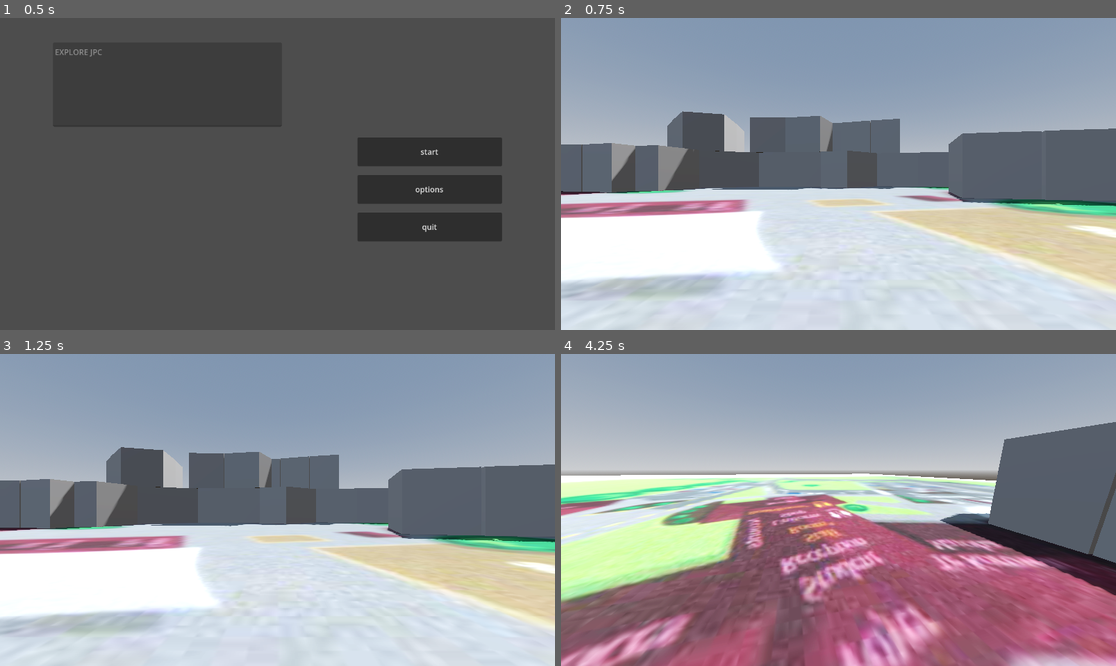
Above: before the commit, frames 1-4 (two rows, left to right).
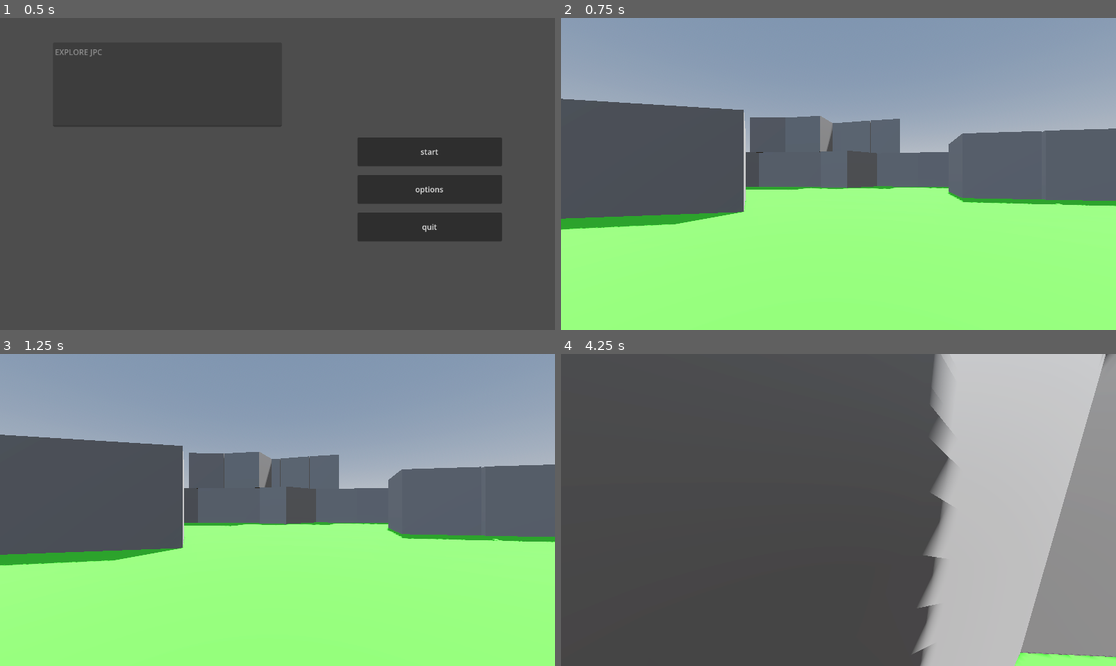
Above: after the commit, the same moments.

Repository: All-an-Huang/EXPLOREJPC
Game: Godot game, scene res://scenes/main_menu.tscn
The game is run twice, just before and just after one commit, with the same random seed, the same clock (stepped at 60 frames per second) and the same inputs.
Inputs (mouse positions are in pixels of both pictures, inside the frame that each line leads up to):
- Up to frame 1 (0.5 s): no input
- Up to frame 2 (0.75 s): click "start" at 0.5 s
- Up to frame 3 (1.25 s): no input
- Up to frame 4 (4.25 s): tap Enter at 1.25 s; move the mouse to (866, 510) at 1.27 s; hold Shift (sprint) 1.28-2.03 s; hold W (forward) from 1.28 s (still down); tap Space (jump) at 1.52, 2.27, 3.77 s; move the mouse to (810, 510) at 2.02 s; tap Shift (sprint) at 2.1, 3.6 s; move the mouse to (849, 503) at 2.77 s; hold Shift (sprint) 2.78-3.53 s; move the mouse to (832, 516) at 3.52 s

Frame 1 is identical in both runs. In frame 2, 49% of the frame differs, in the area x 0-100%, y 25-100%; in frame 3, 49%; in frame 4, 98%, in the area x 0-100%, y 0-100%.

Commit message:
Admin block done

Diff:
--- a/explorejpcgame/scenes/main_game.tscn
+++ b/explorejpcgame/scenes/main_game.tscn
@@ -16,6 +16,9 @@
 tonemap_mode = 2
 glow_enabled = true
 
+[sub_resource type="StandardMaterial3D" id="StandardMaterial3D_72e8q"]
+albedo_color = Color(0.29381996, 0.83, 0.1992, 1)
+
 [sub_resource type="StandardMaterial3D" id="StandardMaterial3D_d2op2"]
 albedo_texture = ExtResource("1_72e8q")
 
@@ -29,6 +32,12 @@
 shadow_enabled = true
 
 [node name="CSGBox3D" type="CSGBox3D" parent="." unique_id=1181687798]
+material_override = SubResource("StandardMaterial3D_72e8q")
+use_collision = true
+size = Vector3(200, 0.1, 200)
+
+[node name="CSGBox3D2" type="CSGBox3D" parent="." unique_id=1414954596]
+visible = false
 material_override = SubResource("StandardMaterial3D_d2op2")
 use_collision = true
 size = Vector3(200, 0.1, 200)
@@ -171,7 +180,7 @@
 [node name="GYM" type="CSGPolygon3D" parent="E BLOCK + GYM" unique_id=576031850]
 transform = Transform3D(-0.8179843, 3.9154696, -1.7115062e-07, 0, -1.7484555e-07, -4, -3.9154696, -0.8179843, 3.5755228e-08, 25.99, 0, -25.701)
 use_collision = true
-polygon = PackedVector2Array(-1.6468923, -1.7206855, -1.6561623, 2.88863, 1.7682934, 2.2067413, 1.3171787, -2.0641031, 0.9733257, -2.0083385, 0.9957695, -2.6618905, -0.03667164, -2.430614, -0.042140007, -2.6361399, -0.58525515, -2.546362, -0.5893631, -2.3021722, -1.4177334, -2.1535044)
+polygon = PackedVector2Array(-1.6468923, -1.7206855, -1.6561623, 2.88863, 1.7682934, 2.2067413, 1.3265014, -2.0780892, 0.9733257, -2.0083385, 0.9957695, -2.6618905, -0.03667164, -2.430614, -0.042140007, -2.6361399, -0.58525515, -2.546362, -0.5893631, -2.3021722, -1.4177334, -2.1535044)
 
 [node name="E1" type="CSGPolygon3D" parent="E BLOCK + GYM" unique_id=1860922291]
 transform = Transform3D(-1.6077912, 3.6626503, -1.6009953e-07, 0, -1.7484555e-07, -4, -3.6626503, -1.6077912, 7.027879e-08, 21.513357, 4, -27.188583)
@@ -269,6 +278,22 @@
 
 [node name="ADMIN BLOCK" type="Node3D" parent="." unique_id=316897355]
 
+[node name="Careers" type="CSGPolygon3D" parent="ADMIN BLOCK" unique_id=179779215]
+transform = Transform3D(1, 0, 0, 0, -4.371139e-08, -4, 0, 1, -1.7484555e-07, 15.03257, 0, -52.19437)
+polygon = PackedVector2Array(-0.1271677, -1.2826385, 1.4246597, 2.3372688, 10.37672, 0.44375992, 8.776957, -3.1409912)
+
+[node name="DblockOffices" type="CSGPolygon3D" parent="ADMIN BLOCK" unique_id=1000955622]
+transform = Transform3D(1, 0, 0, 0, -4.371139e-08, -8, 0, 1, -3.496911e-07, 15.03257, 0, -52.19437)
+polygon = PackedVector2Array(-4.3636513, 16.855137, -1.5545073, 23.978655, 12.076897, 19.697502, 10.170269, 14.369637)
+
+[node name="FrontReception_StudentCounter" type="CSGPolygon3D" parent="ADMIN BLOCK" unique_id=568708822]
+transform = Transform3D(1, 0, 0, 0, -4.371139e-08, -4, 0, 1, -1.7484555e-07, 15.03257, 0, -52.19437)
+polygon = PackedVector2Array(-17.363728, -2.599907, -17.82871, -3.8571205, -23.421932, -2.7561455, -22.14915, 0.17657089, -23.09718, 0.39269638, -22.063442, 2.8628464, -21.019697, 2.7015991, -19.498178, 6.4517403, -14.298158, 4.981659, -14.943609, 3.3550415, -10.082164, 2.3489113, -7.6941433, 7.7746735, -2.0965824, 6.9839516, -4.2957077, 1.4837952, -5.8067684, -2.681816, -4.255372, -7.7457733, -10.619044, -8.941509, -12.397799, -3.4565964)
+
+[node name="UpstairsStaff" type="CSGPolygon3D" parent="ADMIN BLOCK" unique_id=631388639]
+transform = Transform3D(1, 0, 0, 0, -4.371139e-08, -4, 0, 1, -1.7484555e-07, 15.033, 4, -52.194)
+polygon = PackedVector2Array(-19.777348, -2.054165, -17.45332, 3.6465034, -10.082164, 2.3489113, -7.6941433, 7.7746735, -2.0965824, 6.9839516, -6.3587084, -4.9539757, -12.397799, -3.4565964)
+
 [node name="IT BLOCK" type="Node3D" parent="." unique_id=1290501307]
 
 [node name="IT1" type="CSGPolygon3D" parent="IT BLOCK" unique_id=302951557]
